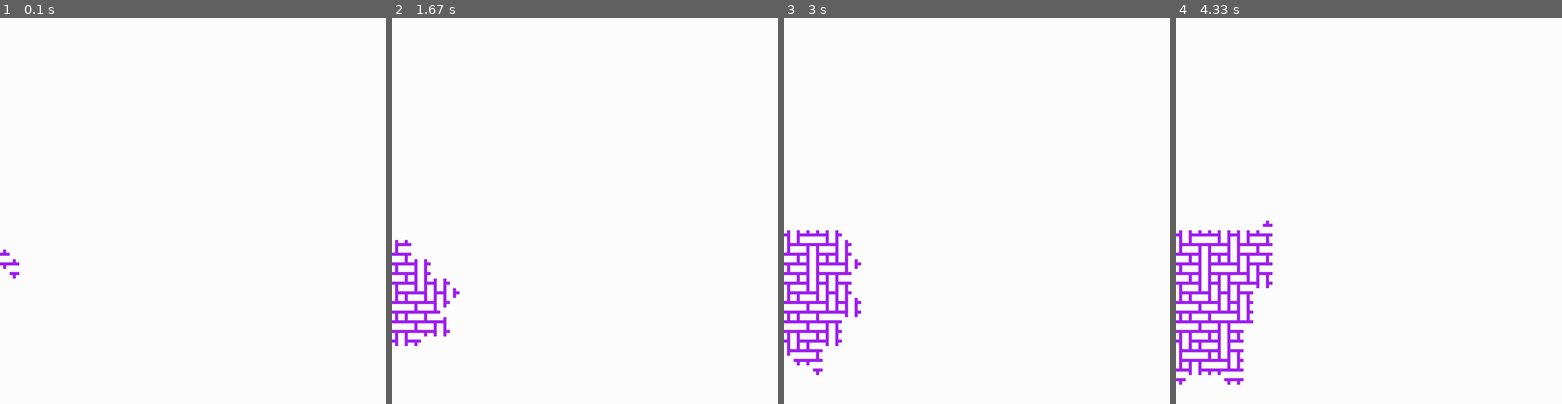
Above: before the commit, frames 1-4 (left to right).
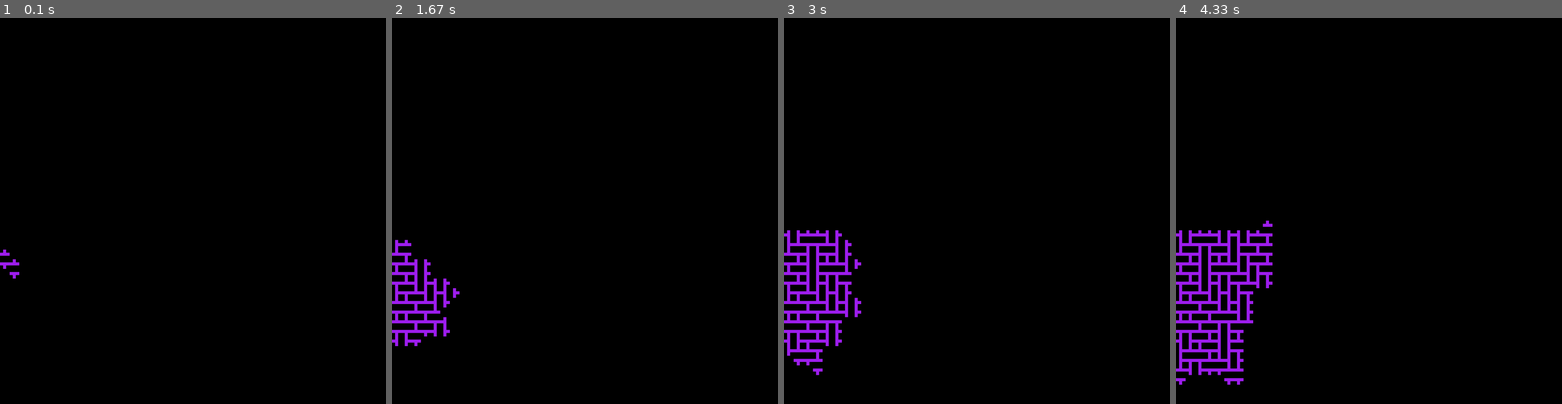
Above: after the commit, the same moments.

Repository: ImmanuelCurrah/Pygame-Wave-Function-Tile-Collapse
Game: pygame game, started from main.py
Two runs of this game, one before a commit and one after it. Both use one fixed random seed, a clock stepped at 60 frames per second and the inputs below.
Inputs:
- Up to frame 1 (0.1 s): no input
- Up to frame 2 (1.67 s): no input
- Up to frame 3 (3 s): no input
- Up to frame 4 (4.33 s): no input

The runs differ from the first frame. In frame 1, 100% of the frame differs, in the area x 0-100%, y 0-100%; in frame 2, 99%; in frame 3, 98%; in frame 4, 97%.

Commit message:
make background black

Diff:
--- a/cell/cell.py
+++ b/cell/cell.py
@@ -17,7 +17,7 @@
         self.draw_cell(screen, x, y, cell_size)
 
     def draw_blank_cell(self, screen, x, y, cell_size):
-        pygame.draw.rect(screen, "white", (x, y, cell_size, cell_size))
+        pygame.draw.rect(screen, "black", (x, y, cell_size, cell_size))
 
 
     def draw_cell(self, screen, x, y, cell_size):
--- a/main.py
+++ b/main.py
@@ -13,7 +13,7 @@
 
 while window.showWindow:
     window.handleWindow(pygame.event.get())
-    screen.fill("white")
+    screen.fill("black")
     grid.collapse(screen)
     pygame.display.flip()
     pygame.time.Clock().tick(30)
